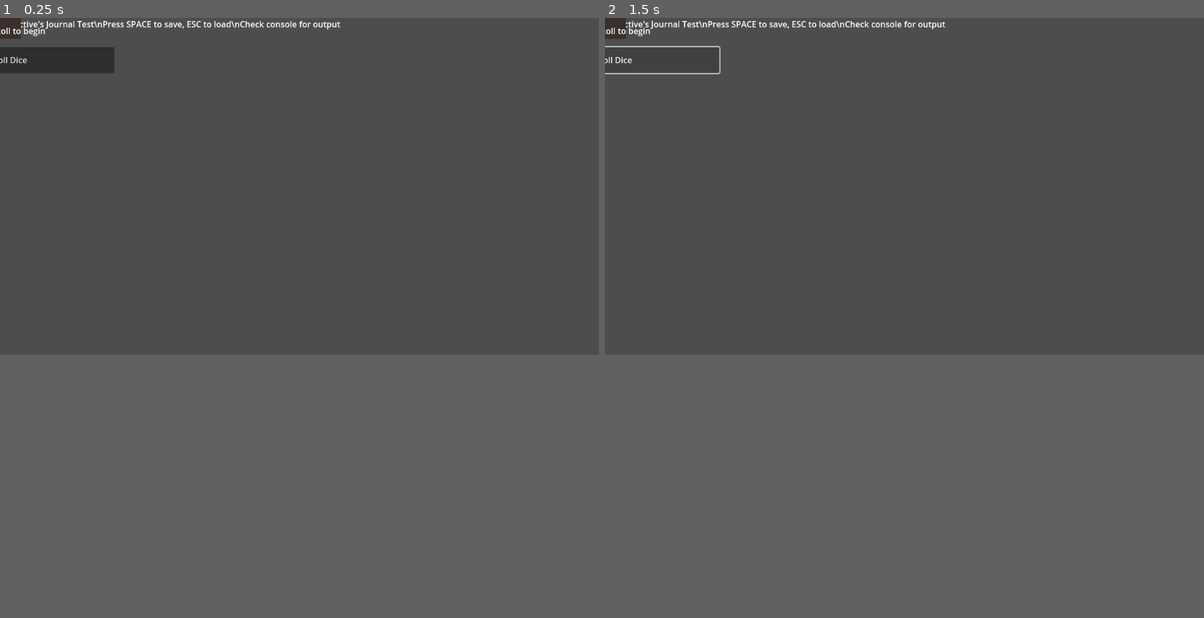
Above: before the commit, frames 1-2 (left to right).
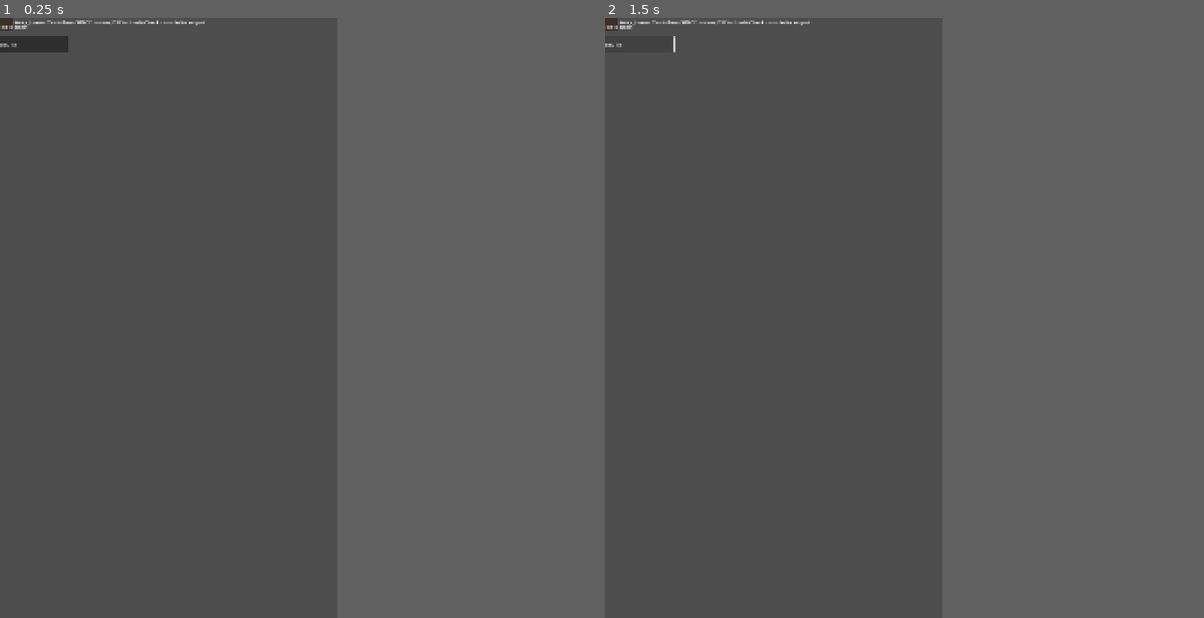
Above: after the commit, the same moments.

Repository: odhranhardy/detectivesjournal
Game: Godot game, scene res://scenes/main.tscn
Same seed, same stepped clock (60 frames per second), same inputs: the game is played once before the commit and once after it.
Inputs:
- Up to frame 1 (0.25 s): no input
- Up to frame 2 (1.5 s): click "Roll Dice" at 0.5 s; click "Roll Dice" at 1.25 s
In our replay, the window is 799x449 before the commit and 450x800 after it. These sizes can differ from the game's own. Grey fills any space a smaller window leaves; there, only what the larger window draws over its background counts as a difference.

The runs differ from the first frame. In frame 1, 1.3% of the frame differs, in the area x 0-57%, y 0-10%; in frame 2, 0.6%.

Commit message:
fix: configure display settings for proper UI scaling and positioning
Co-authored-by: aider (openrouter/anthropic/claude-sonnet-4) <aider@aider.chat>

Diff:
--- a/project.godot
+++ b/project.godot
@@ -20,6 +20,14 @@
 GameManager="*res://scripts/autoload/GameManager.gd"
 SaveSystem="*res://scripts/autoload/SaveSystem.gd"
 
+[display]
+
+window/size/viewport_width=1080
+window/size/viewport_height=1920
+window/size/mode=2
+window/stretch/mode="canvas_items"
+window/stretch/aspect="keep"
+
 [rendering]
 
 renderer/rendering_method="mobile"
